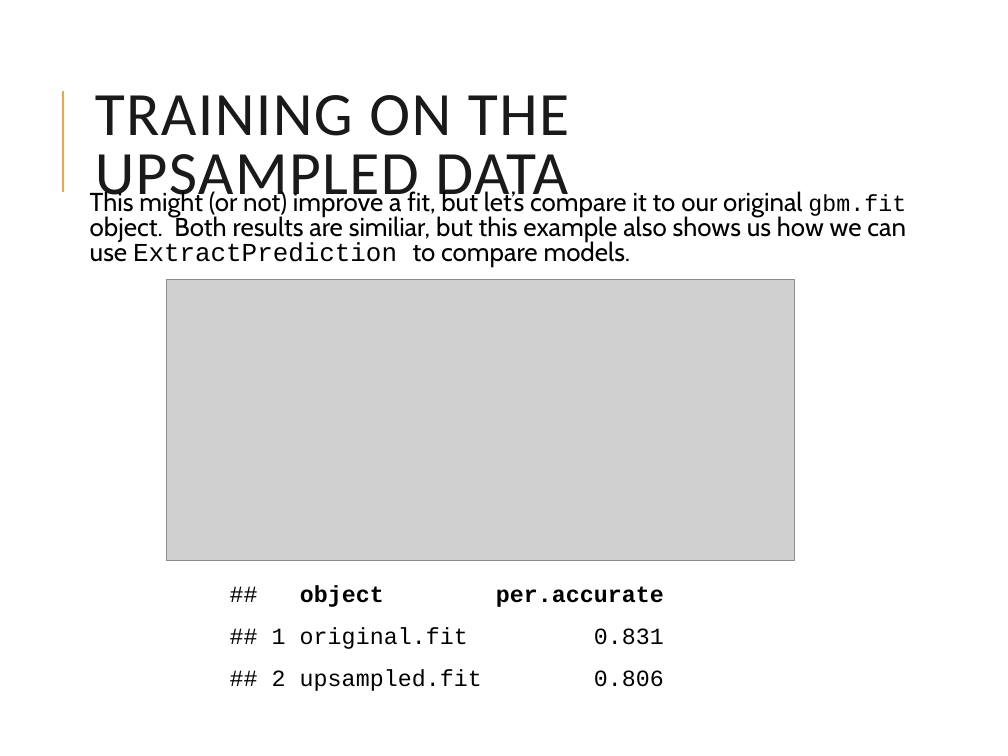
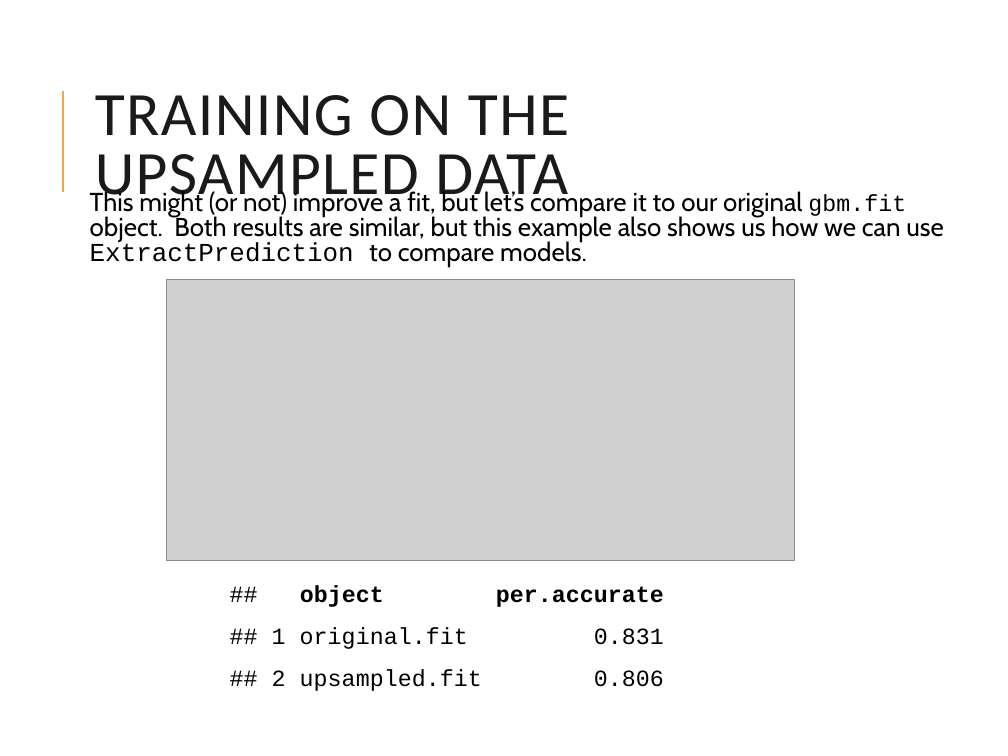
Before and after one commit to Fionalodge0/CARET-Presentation-RLadies, a slide deck: slide 28 of Powerpoint_CARET_Lodge.pptx. Drawn at 1008x756 pixels with LibreOffice and Linux fonts; fonts in the diff are those of the drawing; grey boxes stand for pictures. Boxes give left, top, right and bottom in pixels: in the first picture for what was removed or moved away, otherwise in the second. Text is boxed around its words. In the diff, an @@ line names an element or a change of style, - is before the commit and + after.

```diff
--- a/Powerpoint_CARET_Lodge.pptx
+++ b/Powerpoint_CARET_Lodge.pptx
@@ text at [90,189,944,266]: text changed @@
-This might (or not) improve a fit, but let’s compare it to our original gbm.fit object. Both results are similiar, but this example also shows us how we can use ExtractPrediction to compare models.
+This might (or not) improve a fit, but let’s compare it to our original gbm.fit object. Both results are similar, but this example also shows us how we can use ExtractPrediction to compare models.
```
Also in this commit, not shown: 2 other slides changed, 2 other files.
